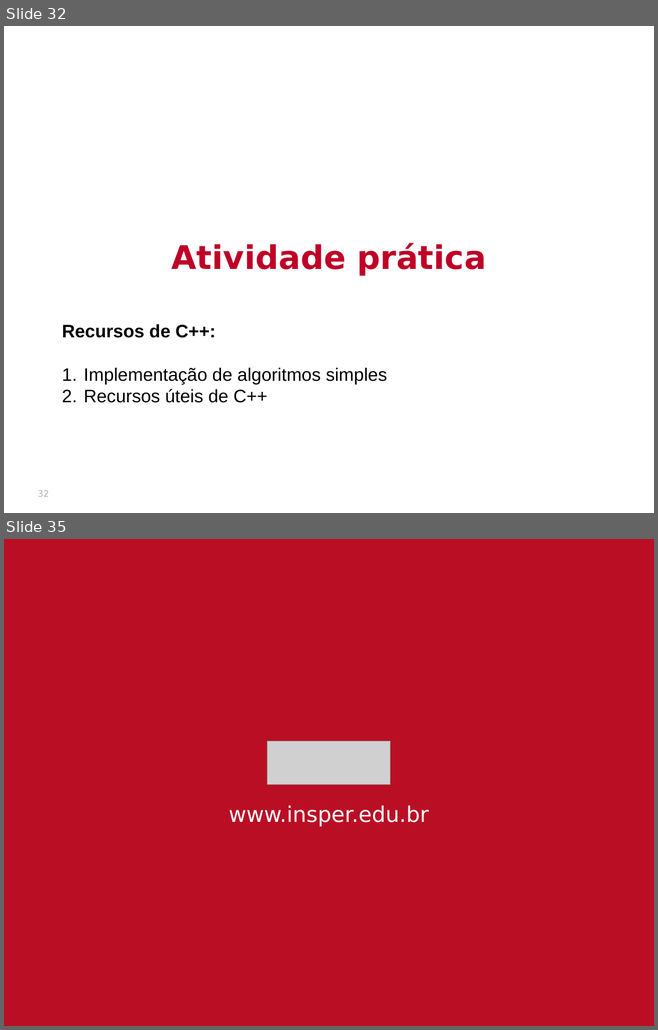
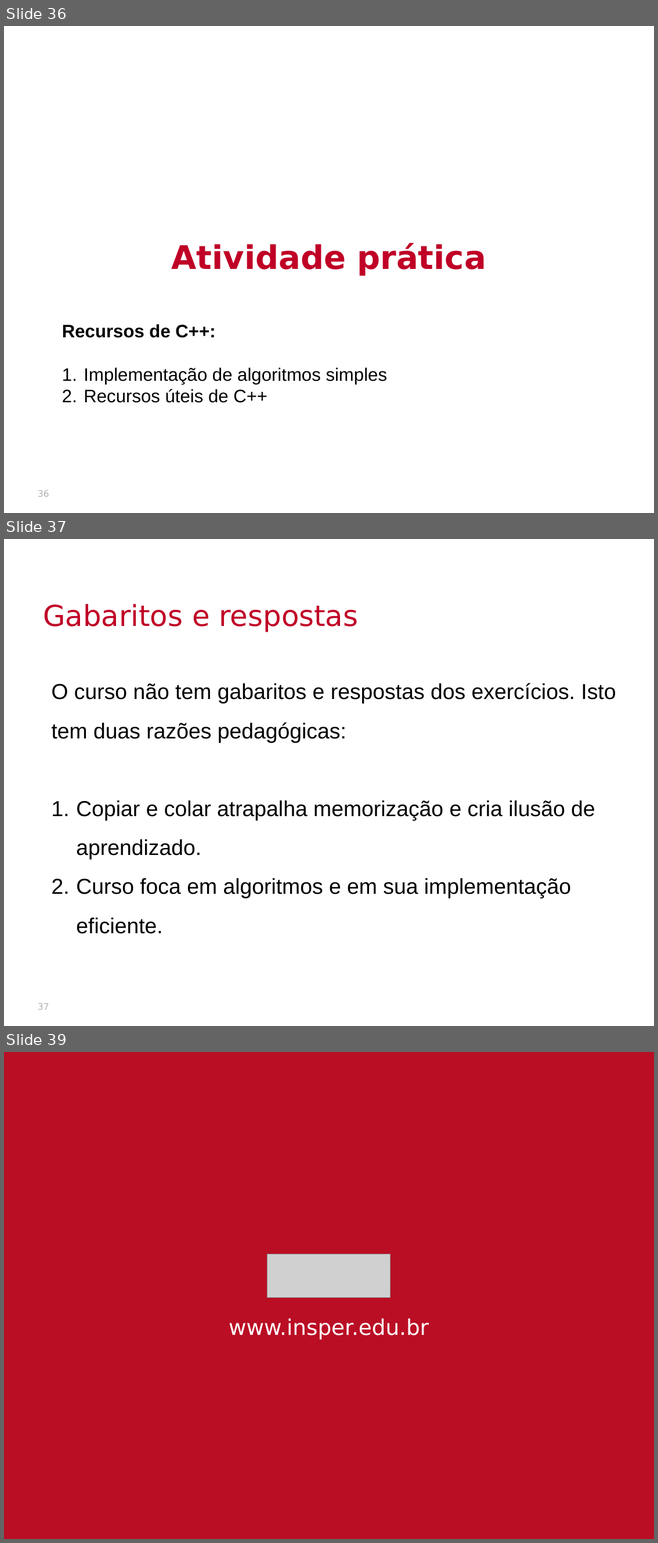
Before and after one commit to thalials/supercomp, a slide deck: aulas/01-introducao/slides.pptx. Shown one above the other, each under a label of ours: slides 32 and 35 before the commit, slides 36, 37 and 39 after it; the slides between them are not shown. The pictures are 658x1030 and 658x1543 pixels, drawn with LibreOffice and Linux fonts; fonts in the diff are those of the drawing; grey boxes stand for pictures; background and template pictures are left out. Boxes give left, top, right and bottom in pixels: in the first picture for what was removed or moved away, otherwise in the second. Text is boxed around its words. In the diff, an @@ line names an element or a change of style, - is before the commit and + after.

```diff
--- a/aulas/01-introducao/slides.pptx
+++ b/aulas/01-introducao/slides.pptx
@@ slide 37 added at (4,539,654,1026), background picture (left out) @@
@@ text added at (43,604,358,632), 32 pt, text #C00026 @@
+Gabaritos e respostas
@@ text added at (52,683,615,934), 24 pt, text #000000 @@
+O curso não tem gabaritos e respostas dos exercícios. Isto tem duas razões pedagógicas:
+1. Copiar e colar atrapalha memorização e cria ilusão de aprendizado.
+2. Curso foca em algoritmos e em sua implementação eficiente.
@@ page number added at (38,1003,49,1010), 10 pt, text #B2B2B2 @@
+37
@@ what was slide 32 is now slide 36 @@
@@ page number at (38,490,49,497): text changed @@
-32
+36
@@ what was slide 35 is now slide 39 @@
```
Also in this commit, not shown: 2 slides changed, 3 other slides added, 27 other files.
